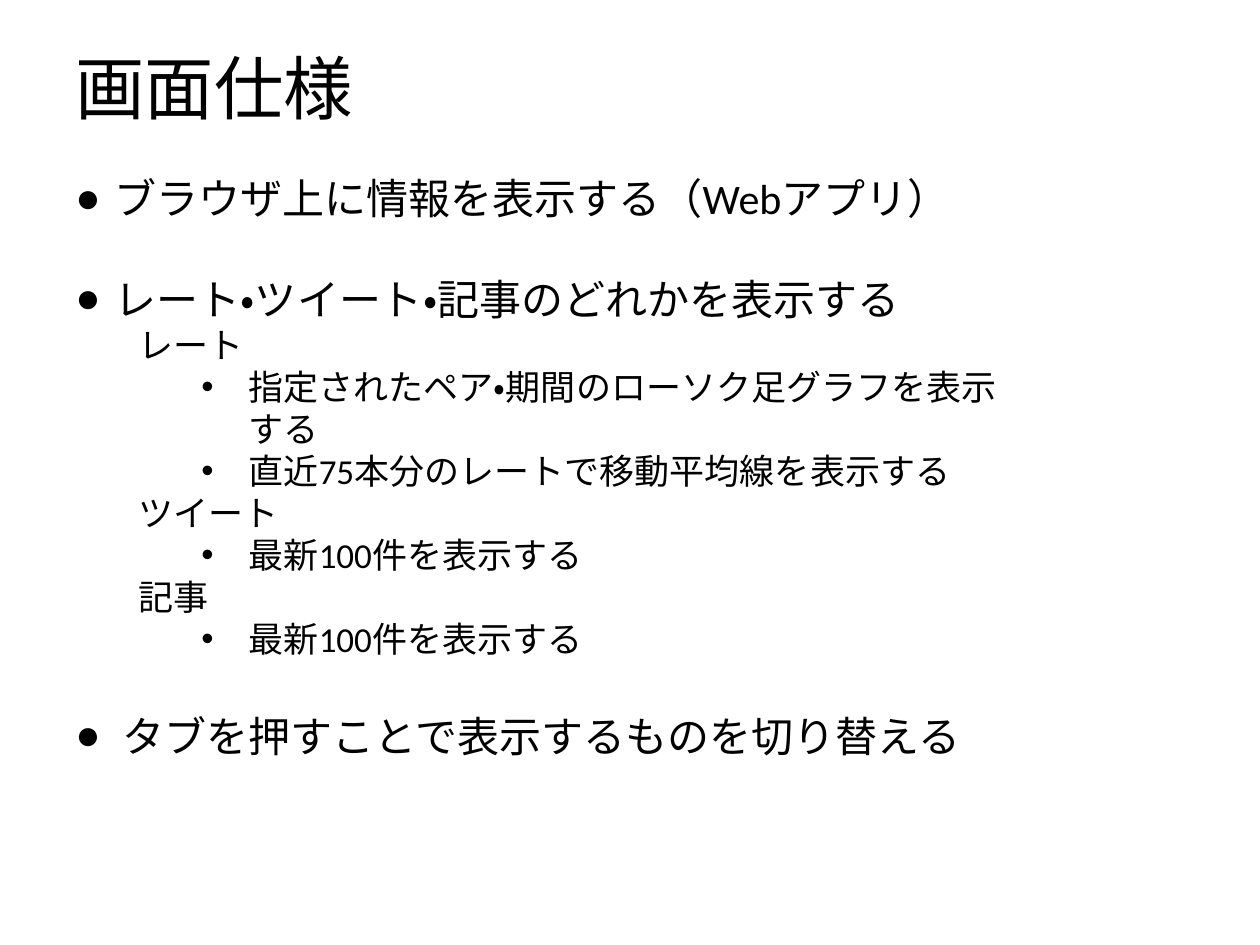
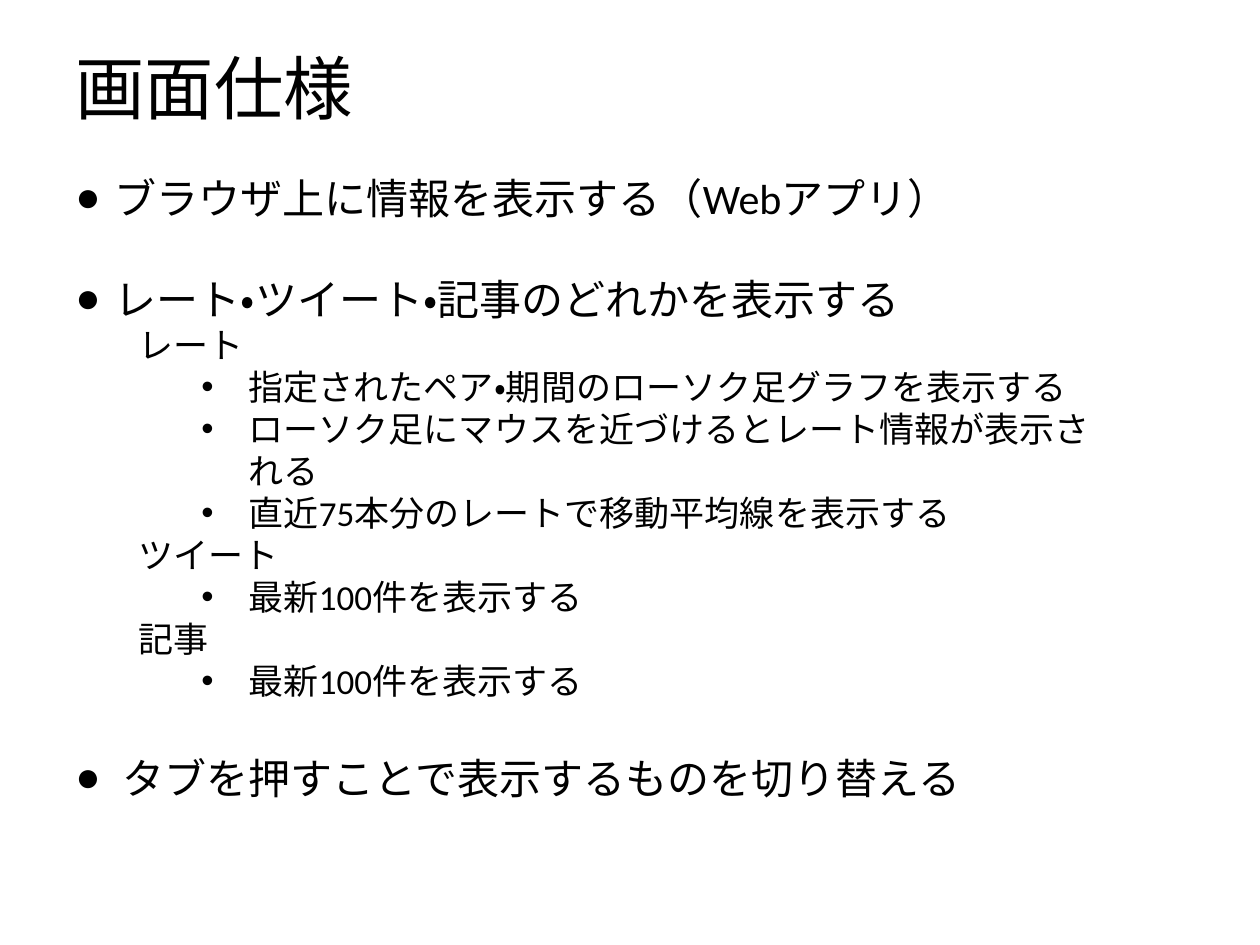
Before and after one commit to Leonis0813/chort, a slide deck: slide 2 of regulus/interface/ui.pptx. Drawn at 1260x945 pixels with LibreOffice and Linux fonts; fonts in the diff are those of the drawing. Boxes give left, top, right and bottom in pixels: in the first picture for what was removed or moved away, otherwise in the second. Text is boxed around its words. In the diff, an @@ line names an element or a change of style, - is before the commit and + after.

```diff
--- a/regulus/interface/ui.pptx
+++ b/regulus/interface/ui.pptx
@@ text at bbox=[249, 412, 1090, 486]: paragraph added @@
+    • ローソク足にマウスを近づけるとレート情報が表示される
```
Also in this commit, not shown: 2 other slides changed, 6 other files.
